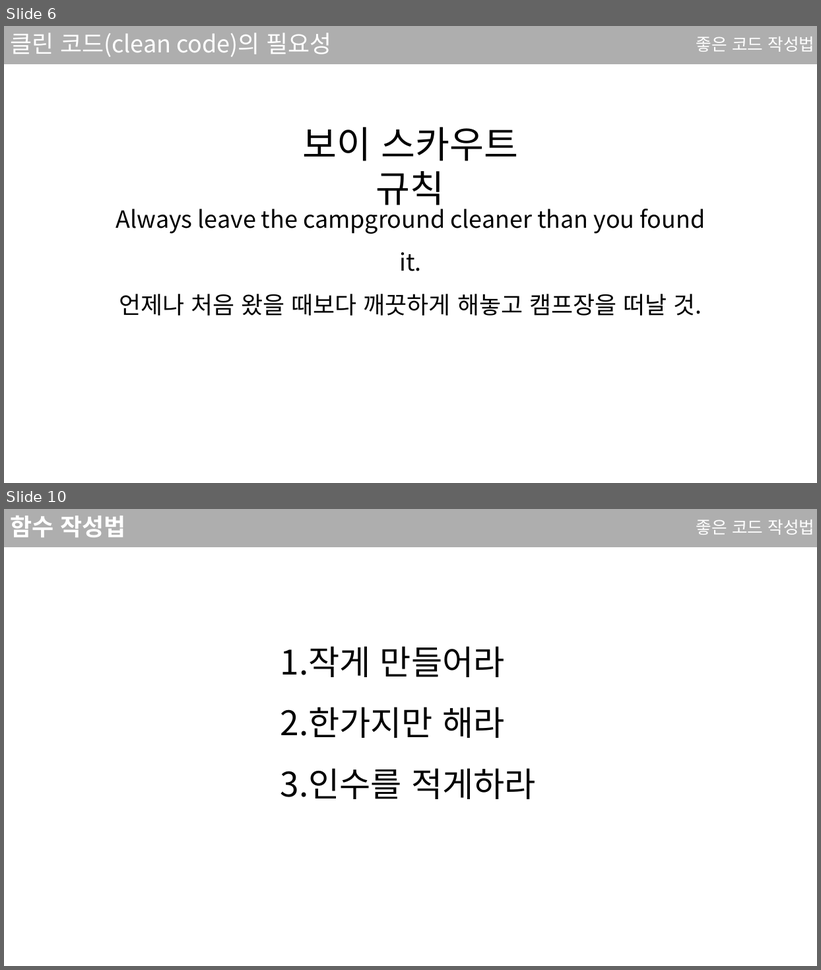
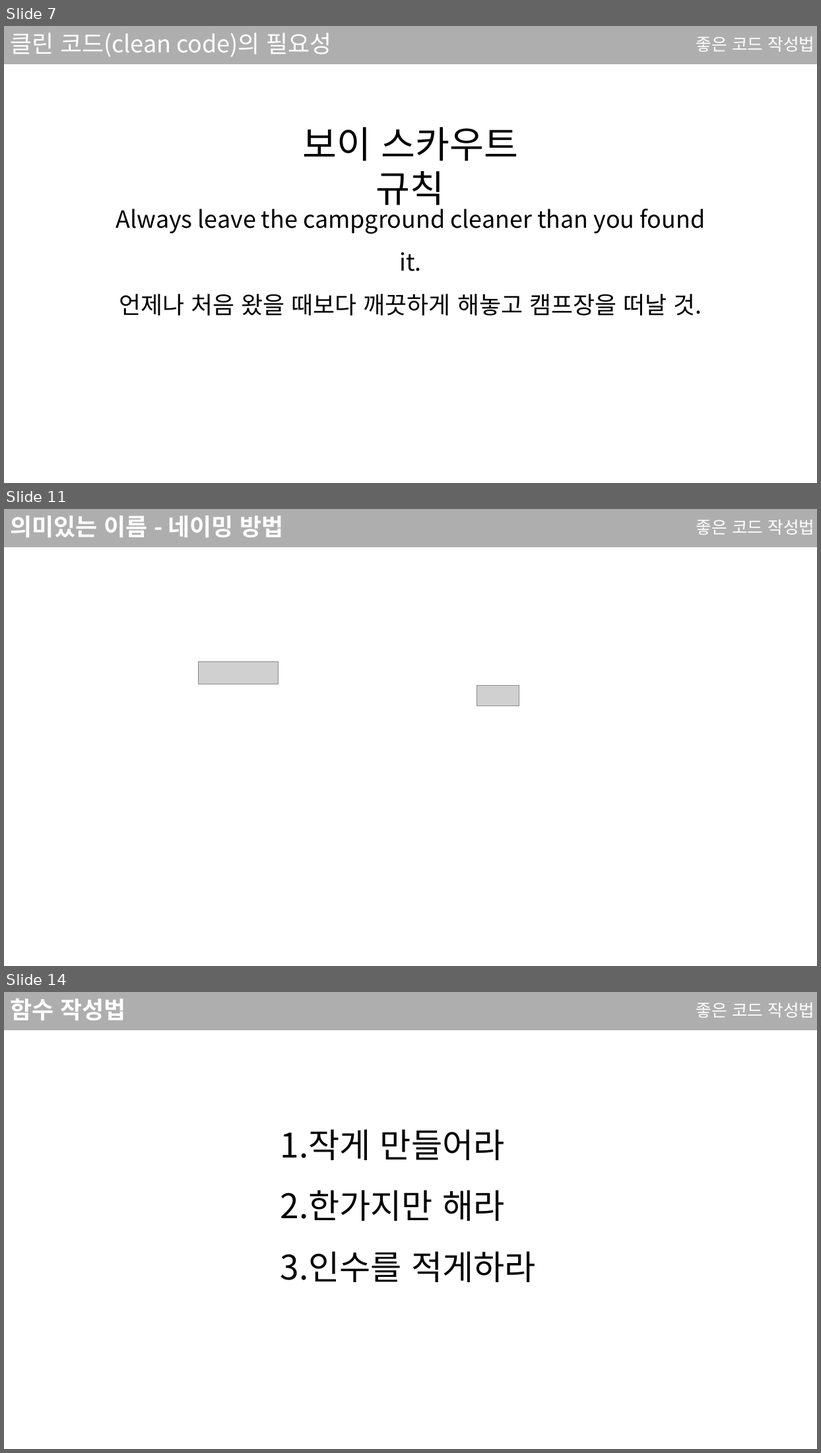
Before and after one commit to sjsjsj1246/EC_C_Language_Study, a slide deck: ppt/8강.pptx. Shown one above the other, each under a label of ours: slides 6 and 10 before the commit, slides 7, 11 and 14 after it; the slides between them are not shown. The pictures are 821x970 and 821x1453 pixels, drawn with LibreOffice and Linux fonts; fonts in the diff are those of the drawing; grey boxes stand for pictures. Boxes give left, top, right and bottom in pixels: in the first picture for what was removed or moved away, otherwise in the second. Text is boxed around its words. In the diff, an @@ line names an element or a change of style, - is before the commit and + after.

```diff
--- a/ppt/8강.pptx
+++ b/ppt/8강.pptx
@@ slide 11 added at (x1=4, y1=509, x2=817, y2=966), background #FFFFFF; not listed: 1 template element that a slide beside it also shows @@
@@ title added at (x1=10, y1=516, x2=284, y2=537), 28 pt, text #FFFFFF, bold @@
+의미있는 이름 - 네이밍 방법
@@ text added at (x1=696, y1=520, x2=815, y2=535), 20 pt, text #FFFFFF @@
+좋은 코드 작성법
@@ picture added at (x1=199, y1=661, x2=279, y2=685) @@
@@ picture added at (x1=477, y1=686, x2=519, y2=706) @@
@@ what was slide 6 is now slide 7 @@
@@ what was slide 10 is now slide 14 @@
```
Also in this commit, not shown: 4 slides changed, 3 other slides added, 1 other file.
